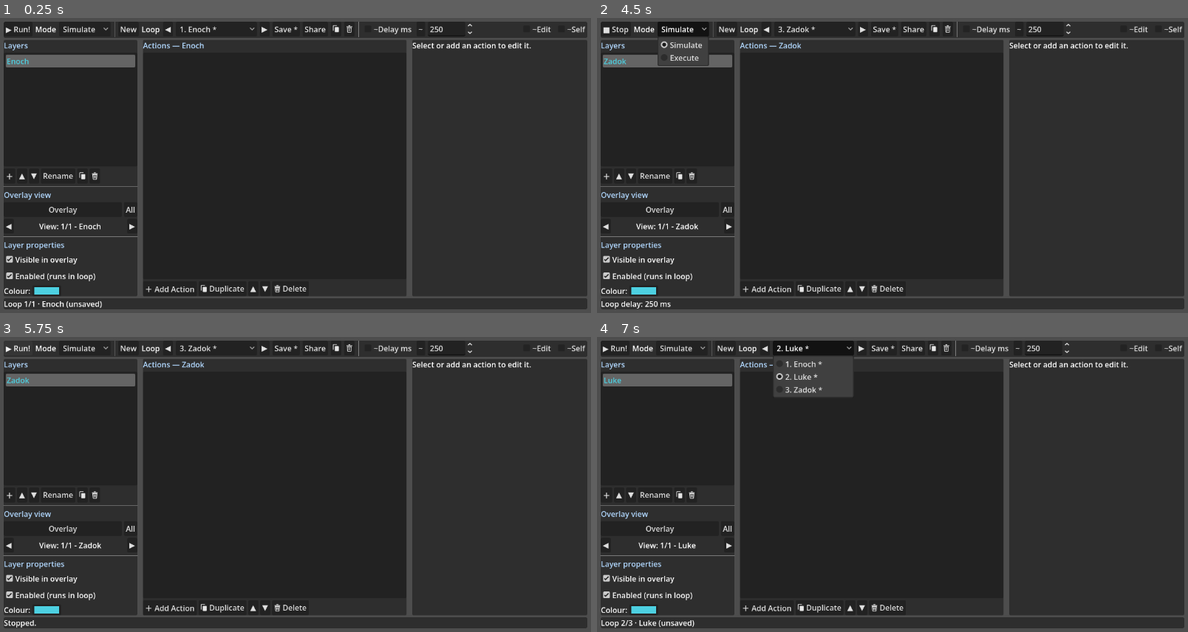
Above: before the commit, frames 1-4 (two rows, left to right).
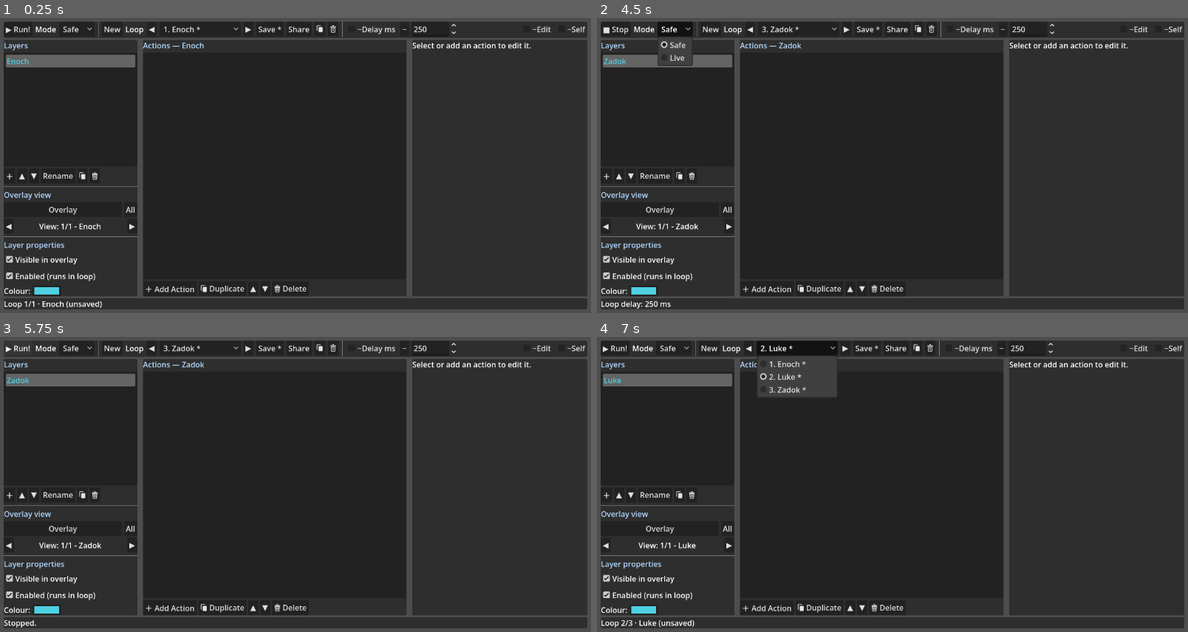
Above: after the commit, the same moments.

Repository: wasitworthitdev/loop-automator-contributor-step
Game: Godot game, scene res://scenes/main.tscn
The game is run twice, just before and just after one commit, with the same random seed, the same clock (stepped at 60 frames per second) and the same inputs.
Inputs (mouse positions are in pixels of both pictures, inside the frame that each line leads up to):
- Up to frame 1 (0.25 s): no input
- Up to frame 2 (4.5 s): click (679, 29) at 0.5 s, where only the run before the commit has a clickable "Simulate"; click (673, 29) at 1.25 s, where only the run after the commit has a clickable "Safe"; click "New" at 2 s; click "New" at 2.75 s; click "▶ Run!" at 3.5 s; click (685, 29) at 4.25 s, where only the run before the commit has a clickable "Simulate"
- Up to frame 3 (5.75 s): click "■ Stop" at 5 s
- Up to frame 4 (7 s): click "◀" at 5.75 s; click "2. Luke *" at 6.5 s

The runs differ from the first frame. In frame 1, 0.7% of the frame differs, in the area x 11-80%, y 1-7%; in frame 2, 1.0%; in frame 3, 0.7%; in frame 4, 1.5%, in the area x 11-80%, y 1-21%.

Commit message:
Rename the modes: Simulate is now Safe, Execute is now Live
The mode picker, status line, import prompt and README all use the new
names. UI strings that said "Windows backend" now say "Live mode".

Diff:
--- a/scripts/main.gd
+++ b/scripts/main.gd
@@ -213,8 +213,8 @@
 	backend_lbl.text = "Mode"
 	hb.add_child(backend_lbl)
 	backend_option = OptionButton.new()
-	backend_option.add_item("Simulate", Playback.BackendKind.PREVIEW)
-	backend_option.add_item("Execute", Playback.BackendKind.WINDOWS)
+	backend_option.add_item("Safe", Playback.BackendKind.PREVIEW)
+	backend_option.add_item("Live", Playback.BackendKind.WINDOWS)
 	backend_option.item_selected.connect(_on_backend_selected)
 	hb.add_child(backend_option)
 
@@ -945,7 +945,7 @@
 	row.add_child(cb)
 	var ghost := CheckBox.new()
 	ghost.text = "Ghost Cursor"
-	ghost.tooltip_text = "Hide the real cursor while this action runs and show a ghost cursor that keeps following you, so nothing appears to jump. Windows backend only."
+	ghost.tooltip_text = "Hide the real cursor while this action runs and show a ghost cursor that keeps following you, so nothing appears to jump. Live mode only."
 	ghost.button_pressed = a.ghost_cursor
 	ghost.disabled = not a.captures
 	ghost.toggled.connect(func(v):
@@ -1259,7 +1259,7 @@
 func _sample_color_into(a: LoopActionT, g: Vector2i) -> void:
 	var sampler := Playback.get_screen_sampler()
 	if sampler == null:
-		status_label.text = "Colour sampling needs the Windows backend (no real screen reader on this OS)."
+		status_label.text = "Colour sampling needs Live mode (no real screen reader on this OS)."
 		return
 	_sample_pending = true
 	var restore_overlay := overlay_btn.button_pressed
@@ -1524,7 +1524,7 @@
 		if play_btn != null:
 			play_btn.text = "Safety."
 		if status_label != null:
-			status_label.text = "Switched to Simulate."
+			status_label.text = "Switched to Safe."
 		await get_tree().create_timer(STOP_COOLDOWN_STEP_SEC).timeout
 		if token != _stop_cooldown_token:
 			return
@@ -1627,7 +1627,7 @@
 		return
 	var keys: Array = peek["keys"]
 	var text := "Import \"%s\" as a new loop?\n\n" % path.get_file()
-	text += "A loop is like a script: run in Execute mode it can type anything and click anywhere. "
+	text += "A loop is like a script: run in Live mode it can type anything and click anywhere. "
 	text += "This one, \"%s\", has %d layer(s) and %d action(s)" % [peek["name"], peek["layers"], peek["actions"]]
 	if keys.is_empty():
 		text += ", none of them Key actions (nothing in it types).\n"
@@ -1640,7 +1640,7 @@
 			text += "    •  %s\n" % JSON.stringify(k)
 		if keys.size() > IMPORT_KEYS_SHOWN:
 			text += "    •  … and %d more\n" % (keys.size() - IMPORT_KEYS_SHOWN)
-	text += "\nIt opens in Simulate mode. Read its actions there and dry-run it before you ever Execute it."
+	text += "\nIt opens in Safe mode. Read its actions there and dry-run it before you ever run it Live."
 	var do_import := func():
 		var id := ProjectData.import_loop(path)
 		if id < 0:
Not shown, changed: README.md
